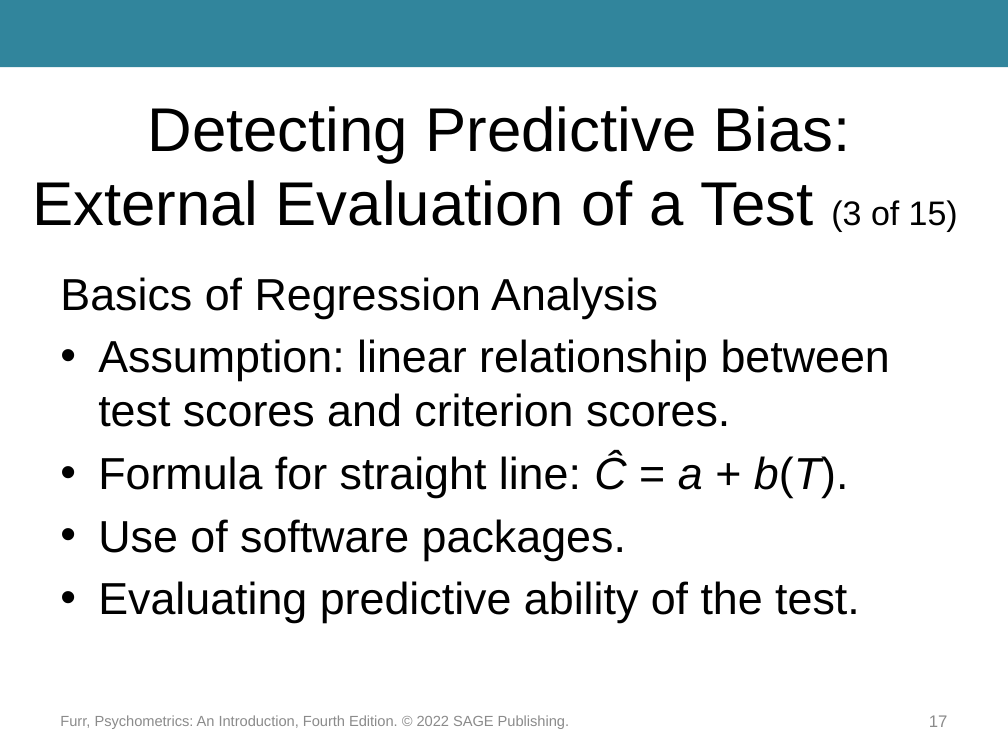
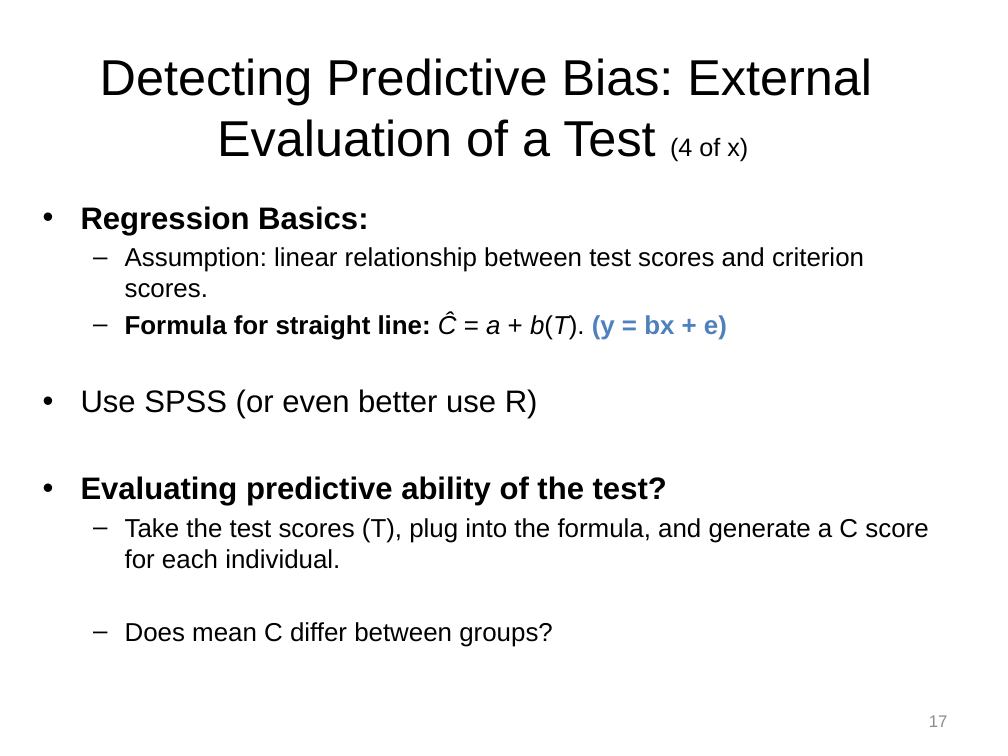
Before and after one commit to npm27/Teaching-Materials, a slide deck: slide 17 of Tests and Eval/Slides/Furr_4e_Ch11_Presentation.pptx. Drawn at 1008x756 pixels with LibreOffice and Linux fonts; fonts in the diff are those of the drawing. Boxes give left, top, right and bottom in pixels: in the first picture for what was removed or moved away, otherwise in the second. Text is boxed around its words. In the diff, an @@ line names an element or a change of style, - is before the commit and + after.

```diff
--- a/Tests and Eval/Slides/Furr_4e_Ch11_Presentation.pptx
+++ b/Tests and Eval/Slides/Furr_4e_Ch11_Presentation.pptx
@@ rectangle removed at (0,0,1008,68) @@
@@ title at (100,58,872,162): text changed; size 44.1 to 36 pt @@
-Detecting Predictive Bias: External Evaluation of a Test (3 of 15)
+Detecting Predictive Bias: External Evaluation of a Test (4 of x)
@@ text "Regression Basics:": place and size @@
-text "Regression Basics:" at (60,277,890,623)
+text "Regression Basics:" at (81,206,928,647)
@@ text at (81,206,368,235): text changed; size 32 to 22.2 pt; bold on @@
-Basics of Regression Analysis
+• Regression Basics:
@@ text at (125,247,864,298): size 32 to 18.5 pt in "Assumption: linear relationship between test scores and ..."; bullet • to –; list level 1 to 2 in "Assumption: linear relationship between test ..." @@
@@ text at (81,313,928,647): text changed; size 32 to 18.5 pt @@
-• Formula for straight line: Ĉ = a + b(T).
-• Use of software packages.
-• Evaluating predictive ability of the test.
+  – Formula for straight line: Ĉ = a + b(T). (y = bx + e)
+• Use SPSS (or even better use R)
+• Evaluating predictive ability of the test?
+  – Take the test scores (T), plug into the formula, and generate a C score for each individual.
+  – Does mean C differ between groups?
@@ text removed at (60,715,569,729) @@
-Furr, Psychometrics: An Introduction, Fourth Edition. © 2022 SAGE Publishing.
```
Also in this commit, not shown: 22 other slides changed, 4 slides added, 12 slides removed, 6 other files.
